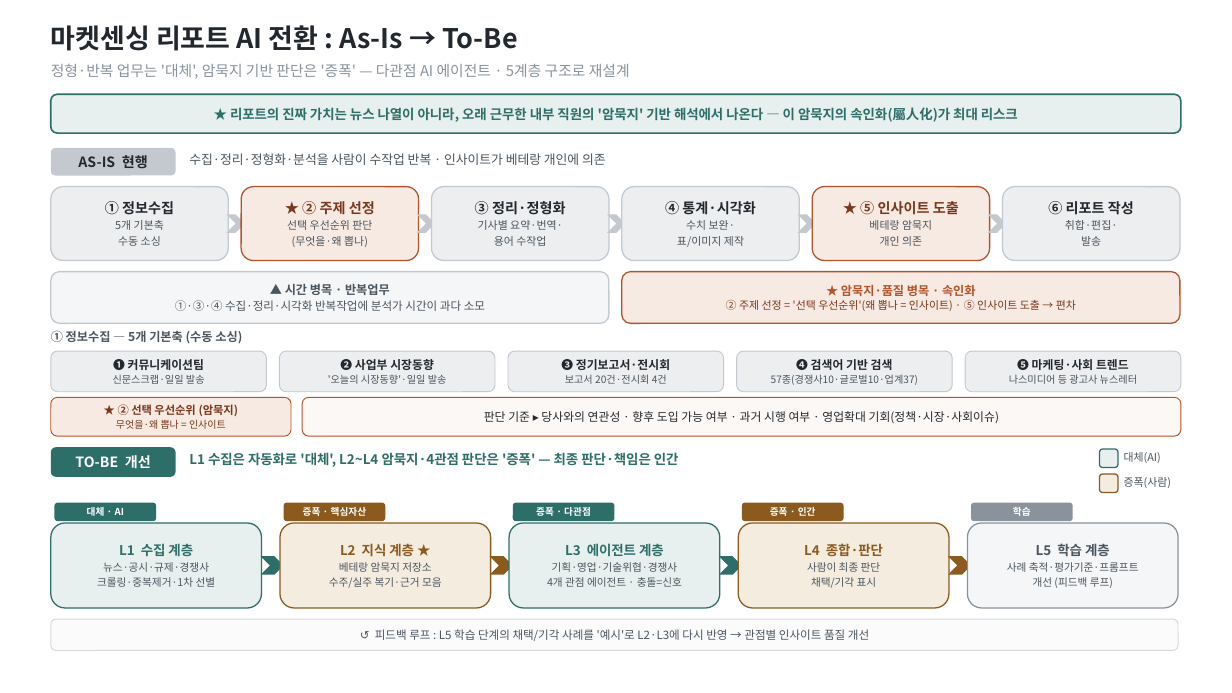
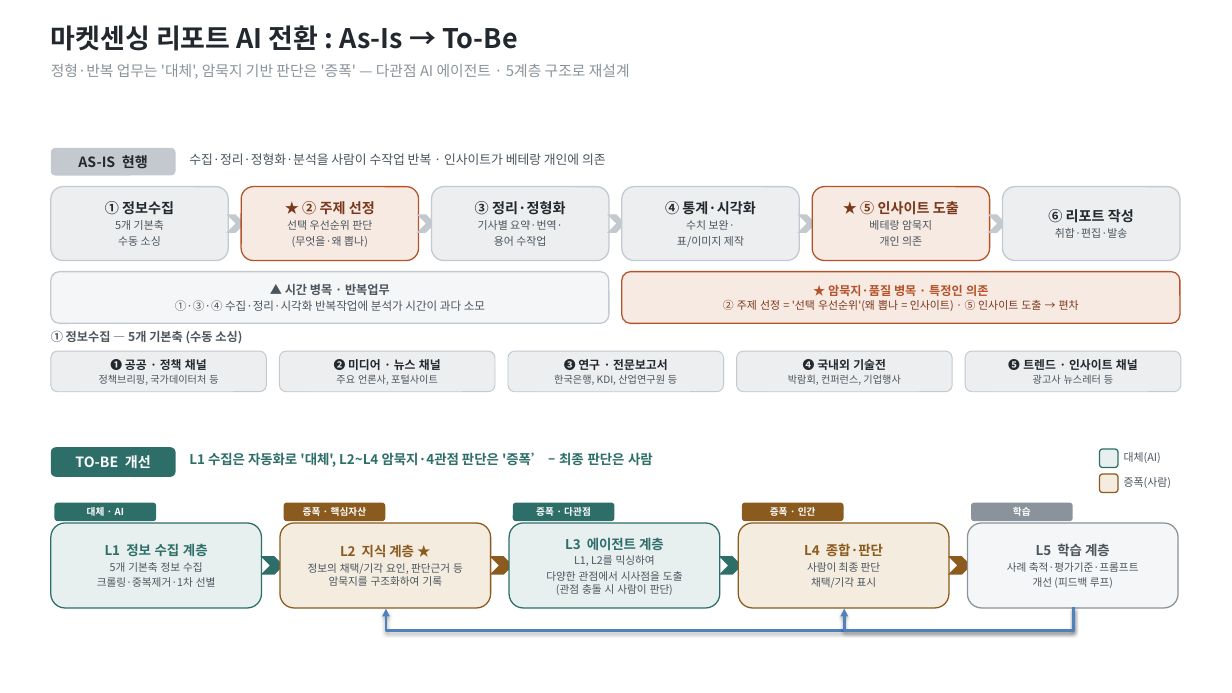
Before and after one commit to midoseo/E2E, a slide deck: slide 1 of 마켓센싱리포트_AI혁신_2p.pptx. Drawn at 1232x693 pixels with LibreOffice and Linux fonts; fonts in the diff are those of the drawing. Boxes give left, top, right and bottom in pixels: in the first picture for what was removed or moved away, otherwise in the second. Text is boxed around its words. In the diff, an @@ line names an element or a change of style, - is before the commit and + after.

Commit message:
신규 업데이트

```diff
--- a/마켓센싱리포트_AI혁신_2p.pptx
+++ b/마켓센싱리포트_AI혁신_2p.pptx
@@ rounded rectangle removed at (x1=51, y1=94, x2=1181, y2=133) @@
-★ 리포트의 진짜 가치는 뉴스 나열이 아니라, 오래 근무한 내부 직원의 '암묵지' 기반 해석에서 나온다 — 이 암묵지의 속인화(屬人化)가 최대 리스크
@@ text in rounded rectangle at (x1=1055, y1=228, x2=1128, y2=238): spaces changed @@
-취합·편집·
-발송
+취합·편집·발송
@@ text in rounded rectangle at (x1=828, y1=285, x2=988, y2=296): text changed @@
-★ 암묵지·품질 병목 · 속인화
+★ 암묵지·품질 병목 · 특정인 의존
@@ text in rounded rectangle at (x1=99, y1=357, x2=218, y2=385): text changed @@
-❶ 커뮤니케이션팀
-신문스크랩·일일 발송
+❶ 공공 · 정책 채널
+정책브리핑, 국가데이터처 등
@@ text in rounded rectangle at (x1=334, y1=359, x2=441, y2=385): text changed @@
-❷ 사업부 시장동향
-'오늘의 시장동향'·일일 발송
+❷ 미디어 · 뉴스 채널
+주요 언론사, 포털사이트
@@ text in rounded rectangle at (x1=554, y1=357, x2=677, y2=385): text changed @@
-❸ 정기보고서·전시회
-보고서 20건·전시회 4건
+❸ 연구 · 전문보고서
+한국은행, KDI, 산업연구원 등
@@ text in rounded rectangle at (x1=788, y1=359, x2=900, y2=385): text changed @@
-❹ 검색어 기반 검색
-57종(경쟁사10·글로벌10·업계37)
+❹ 국내외 기술전
+박람회, 컨퍼런스, 기업행사
@@ text in rounded rectangle at (x1=1008, y1=357, x2=1138, y2=384): text changed; size 7.9 to 9.2 pt; text colour #4B555E to #22282E; bold on @@
-❺ 마케팅·사회 트렌드
-나스미디어 등 광고사 뉴스레터
+❺ 트렌드 · 인사이트 채널
+광고사 뉴스레터 등
@@ rounded rectangle removed at (x1=51, y1=397, x2=291, y2=436) @@
-★ ② 선택 우선순위 (암묵지)
-무엇을·왜 뽑나 = 인사이트
@@ rounded rectangle removed at (x1=302, y1=397, x2=1181, y2=436) @@
-판단 기준 ▸ 당사와의 연관성 · 향후 도입 가능 여부 · 과거 시행 여부 · 영업확대 기회(정책·시장·사회이슈)
@@ text at (x1=189, y1=452, x2=653, y2=467): text changed @@
-L1 수집은 자동화로 '대체', L2~L4 암묵지·4관점 판단은 '증폭' — 최종 판단·책임은 인간
+L1 수집은 자동화로 '대체', L2~L4 암묵지·4관점 판단은 '증폭’ – 최종 판단은 사람
@@ text in rounded rectangle at (x1=97, y1=543, x2=216, y2=587): text changed @@
-L1 수집 계층
-뉴스·공시·규제·경쟁사
-크롤링·중복제거·1차 선별
+L1 정보 수집 계층
+5개 기본축 정보 수집
+크롤링·중복제거·1차 선별
@@ text in rounded rectangle at (x1=308, y1=563, x2=463, y2=586): text changed @@
-베테랑 암묵지 저장소
-수주/실주 복기·근거 모음
+정보의 채택/기각 요인, 판단근거 등
+암묵지를 구조화하여 기록
@@ text in rounded rectangle at (x1=546, y1=555, x2=683, y2=595): text changed @@
-기획·영업·기술위협·경쟁사
-4개 관점 에이전트 · 충돌=신호
+L1, L2를 믹싱하여
+다양한 관점에서 시사점을 도출
+(관점 충돌 시 사람이 판단)
@@ rounded rectangle removed at (x1=51, y1=619, x2=1178, y2=651) @@
-↺ 피드백 루프 : L5 학습 단계의 채택/기각 사례를 '예시'로 L2·L3에 다시 반영 → 관점별 인사이트 품질 개선
@@ elbow arrow added from (1074, 607) to (386, 609), #4F81BD 2 pt @@
@@ elbow arrow added from (1074, 607) to (845, 609), #4F81BD 2 pt @@
```
Also in this commit, not shown: 1 other slide changed, 2 other files.
